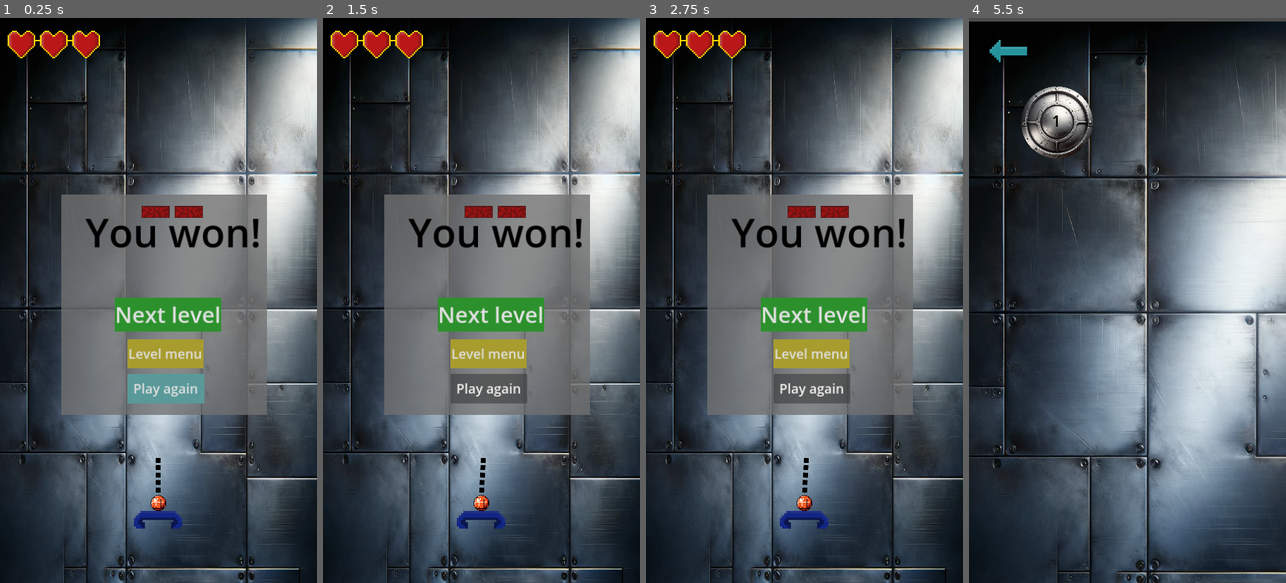
Above: before the commit, frames 1-4 (left to right).
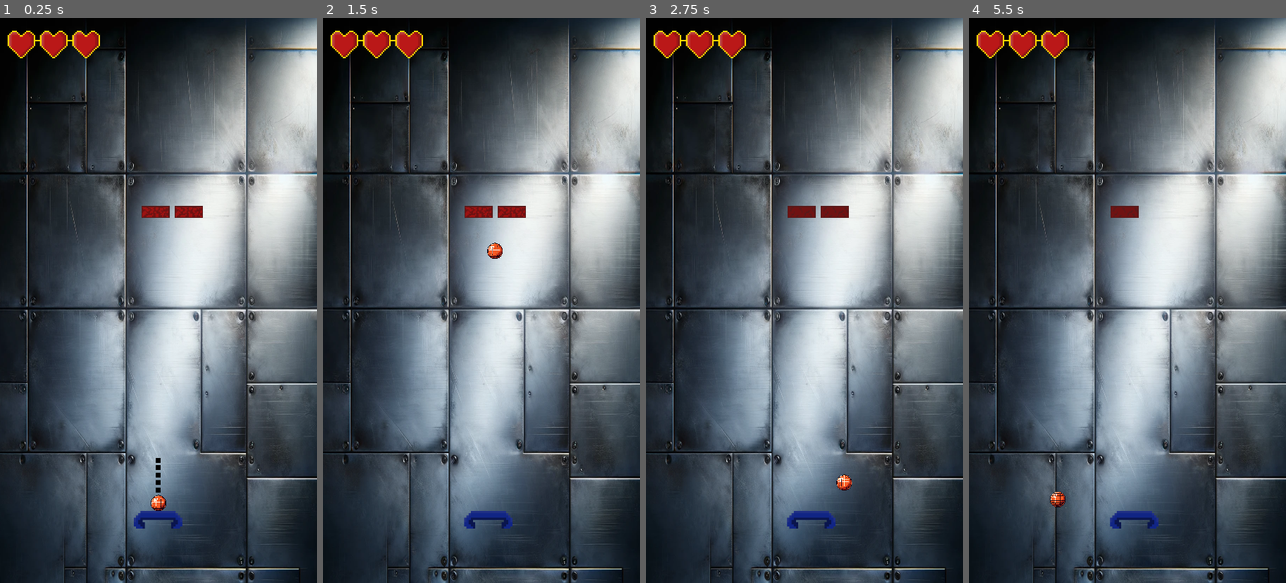
Above: after the commit, the same moments.

Repository: madzyzz/BrickBouncer
Game: Godot game, scene res://Scenes/level_1_scene.tscn
Same seed, same stepped clock (60 frames per second), same inputs: the game is played once before the commit and once after it.
Inputs (mouse positions are in pixels of both pictures, inside the frame that each line leads up to):
- Up to frame 1 (0.25 s): no input
- Up to frame 2 (1.5 s): click (487, 390) at 0.5 s, where only the run before the commit has a clickable "Play again"; click (487, 390) at 1.25 s, where only the run before the commit has a clickable "Play again"
- Up to frame 3 (2.75 s): click (810, 390) at 2 s, where only the run before the commit has a clickable "Play again"
- Up to frame 4 (5.5 s): click (1137, 311) at 2.75 s, where only the run before the commit has a clickable "Next level"; click (1137, 311) at 3.5 s, where only the run before the commit has a clickable "Next level"; click (1137, 311) at 4.25 s, where only the run before the commit has a clickable "Next level"; click (1133, 351) at 5 s, where only the run before the commit has a clickable "Level menu"

The runs differ from the first frame. In frame 1, 21% of the frame differs, in the area x 19-85%, y 31-71%; in frame 2, 21%; in frame 3, 22%; in frame 4, 62%, in the area x 0-100%, y 0-100%.

Commit message:
Bug fixed where ball overlap with brick were not check continiously

Diff:
--- a/Scenes/bricks_in_level.gd
+++ b/Scenes/bricks_in_level.gd
@@ -1,6 +1,10 @@
 extends Node2D
 
+@onready var bouncer = $"../Bouncer"
+@onready var ball = $"../Ball"
 
 func _on_child_exiting_tree(_node: Node) -> void:
 	if get_child_count() <= 1:
-		print("The node is empty now!")
+		ball.queue_free()
+		bouncer.queue_free()
+		$"../Game_won_screen".visible = true
--- a/Scenes/level_1_scene.tscn
+++ b/Scenes/level_1_scene.tscn
@@ -132,9 +132,9 @@
 anchor_top = 0.5
 anchor_right = 0.5
 anchor_bottom = 0.5
-offset_left = 140.0
+offset_left = 125.0
 offset_top = 400.0
-offset_right = 606.09
+offset_right = 591.09
 offset_bottom = 900.0
 grow_horizontal = 2
 grow_vertical = 2
@@ -173,6 +173,7 @@
 script = ExtResource("10_nivso")
 
 [node name="Game_won_screen" type="TextureRect" parent="."]
+visible = false
 anchors_preset = 8
 anchor_left = 0.5
 anchor_top = 0.5
--- a/Scripts/ball.gd
+++ b/Scripts/ball.gd
@@ -71,7 +71,7 @@
 
 
 func process_overlapping_bricks() -> void:
-	# Get all overlapping bodies from the Area2D
 	for body in $Area2D.get_overlapping_bodies():
 		if body.is_in_group("Bricks"):
+			print("happened2")
 			body.on_ball_collision()
--- a/prefabs/ball.tscn
+++ b/prefabs/ball.tscn
@@ -14,6 +14,7 @@
 [node name="Ball" type="RigidBody2D"]
 physics_material_override = SubResource("PhysicsMaterial_vslsm")
 gravity_scale = 0.0
+continuous_cd = 1
 contact_monitor = true
 max_contacts_reported = 1
 script = ExtResource("1_g5jwy")
@@ -32,5 +33,5 @@
 
 [node name="CollisionShape2D" type="CollisionShape2D" parent="Area2D"]
 position = Vector2(0, -38)
-scale = Vector2(1.7, 1.7)
+scale = Vector2(2, 2)
 shape = SubResource("CircleShape2D_r7rju")
